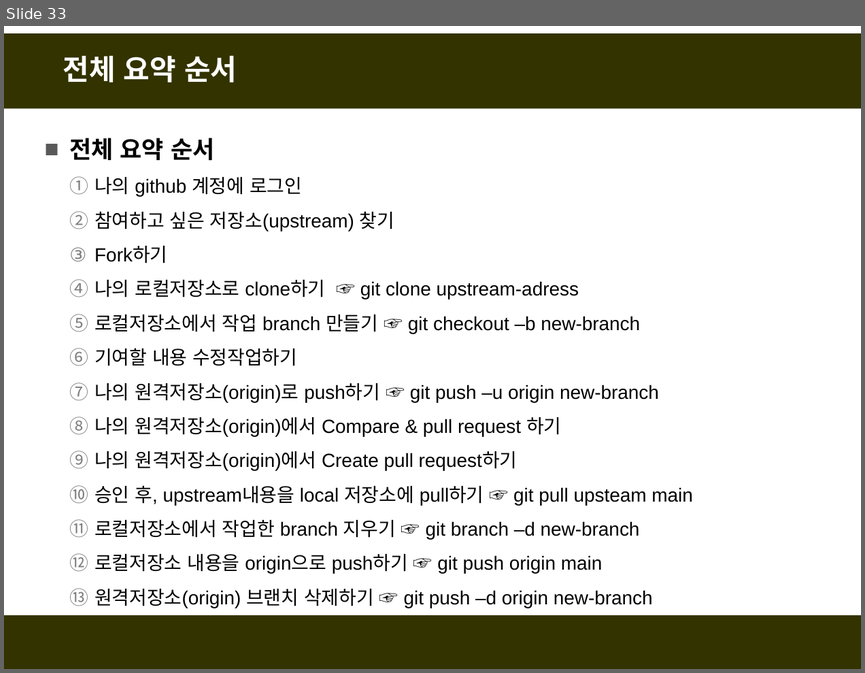
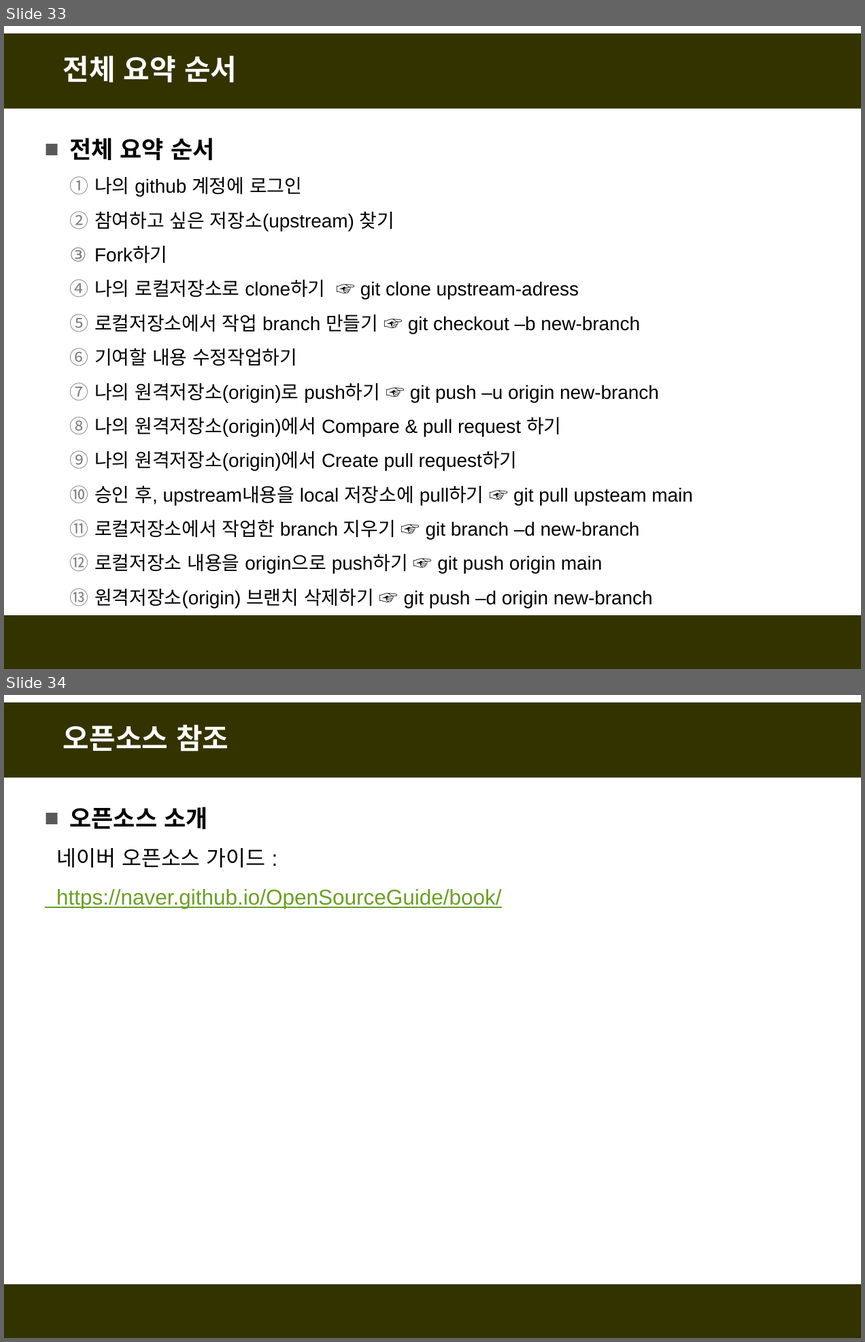
Before and after one commit to fasthill/github-lecture, a slide deck: git및github첫걸음3-forkclonePR.pptx. Shown one above the other, each under a label of ours: slide 33 before the commit, slides 33 and 34 after it. The pictures are 865x673 and 865x1342 pixels, drawn with LibreOffice and Linux fonts; fonts in the diff are those of the drawing. Boxes give left, top, right and bottom in pixels: in the first picture for what was removed or moved away, otherwise in the second. Text is boxed around its words. In the diff, an @@ line names an element or a change of style, - is before the commit and + after.

```diff
--- a/git및github첫걸음3-forkclonePR.pptx
+++ b/git및github첫걸음3-forkclonePR.pptx
@@ slide 34 added at (4, 695, 861, 1338), background #FFFFFF; not listed: 2 template elements that a slide beside it also shows @@
@@ title added at (63, 724, 228, 751), 24 pt, text #FFFFFF, bold @@
+오픈소스 참조
@@ text added at (56, 807, 502, 909), 18 pt, text #6B9F25, underline @@
+■ 오픈소스 소개
+네이버 오픈소스 가이드 :
+https://naver.github.io/OpenSourceGuide/book/
```
Also in this commit, not shown: 2 slides changed.
